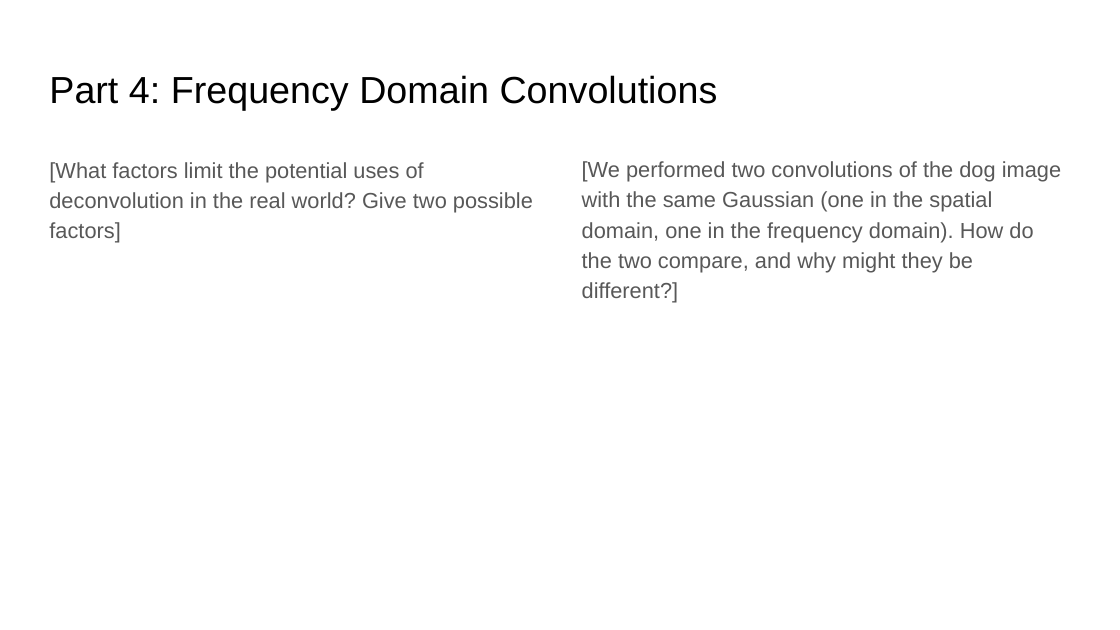
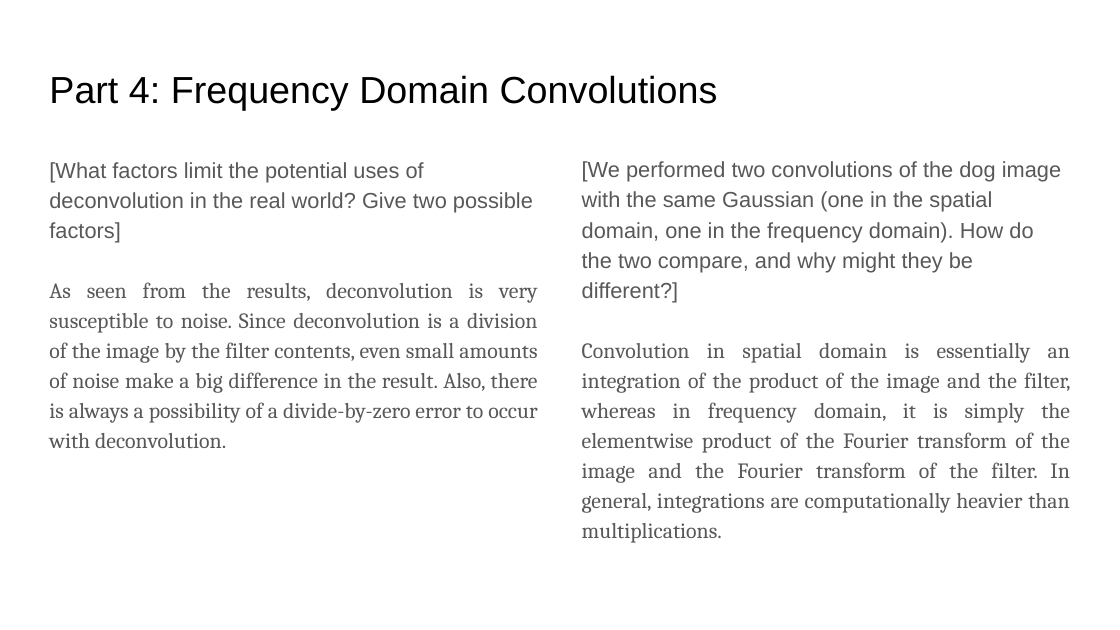
Before and after one commit to ShuvoNewaz/CS-6476-Projects-Fall2022, a slide deck: slide 20 of docs/report.pptx. Drawn at 1120x630 pixels with LibreOffice and Linux fonts; fonts in the diff are those of the drawing. Boxes give left, top, right and bottom in pixels: in the first picture for what was removed or moved away, otherwise in the second. Text is boxed around its words. In the diff, an @@ line names an element or a change of style, - is before the commit and + after.

```diff
--- a/docs/report.pptx
+++ b/docs/report.pptx
@@ text at (x1=49, y1=282, x2=538, y2=448): paragraph added @@
+As seen from the results, deconvolution is very susceptible to noise. Since deconvolution is a division of the image by the filter contents, even small amounts of noise make a big difference in the result. Also, there is always a possibility of a divide-by-zero error to occur with deconvolution.
@@ text at (x1=582, y1=343, x2=1070, y2=543): paragraph added @@
+Convolution in spatial domain is essentially an integration of the product of the image and the filter, whereas in frequency domain, it is simply the elementwise product of the Fourier transform of the image and the Fourier transform of the filter. In general, integrations are computationally heavier than multiplications.
```
Also in this commit, not shown: 20 other slides changed, 17 other files.
